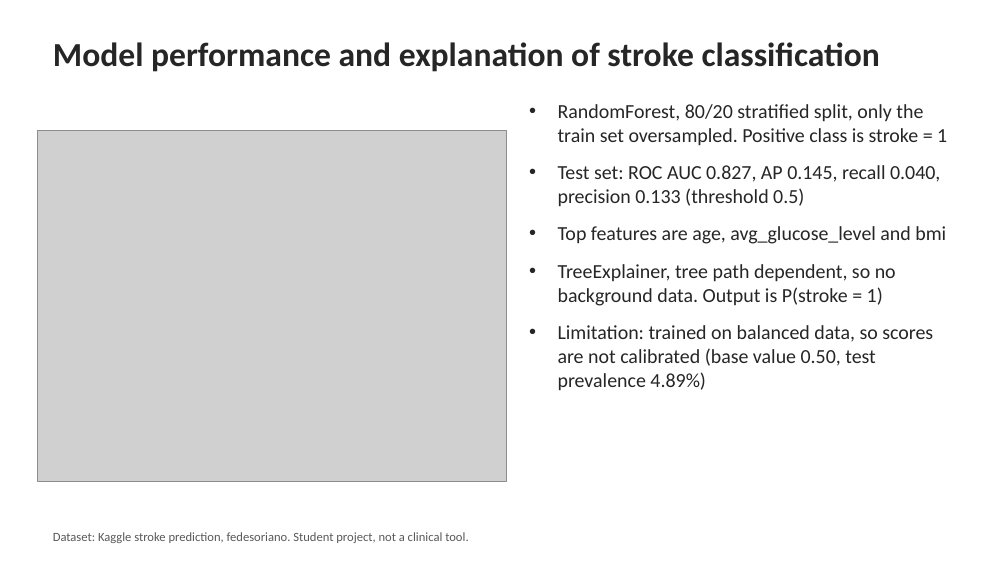
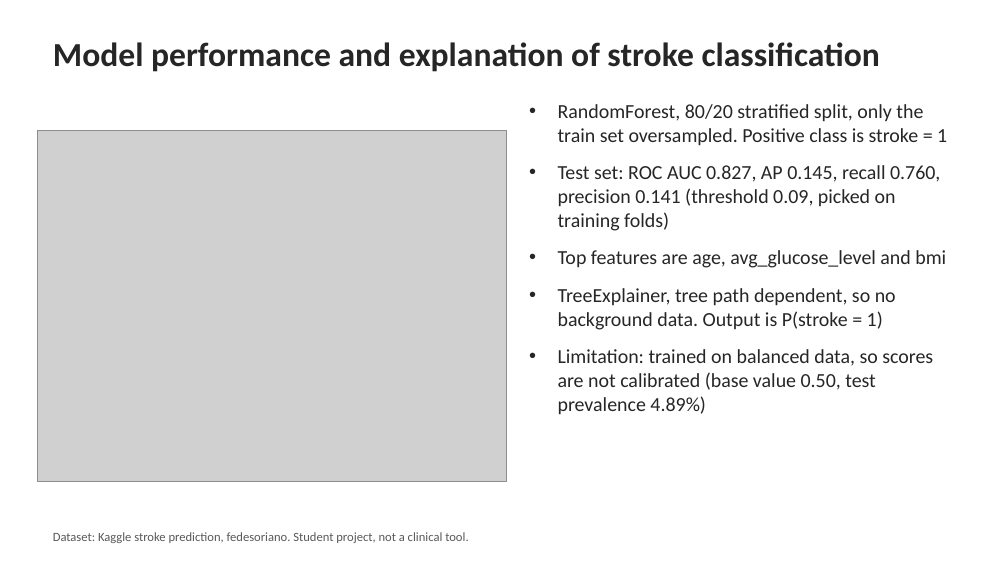
Before and after one commit to altaterm/xai-stroke-shap, a slide deck: slide 1 of outputs/slides/Stroke_SHAP_Slides.pptx. Drawn at 1008x567 pixels with LibreOffice and Linux fonts; fonts in the diff are those of the drawing; grey boxes stand for pictures. Boxes give left, top, right and bottom in pixels: in the first picture for what was removed or moved away, otherwise in the second. Text is boxed around its words. In the diff, an @@ line names an element or a change of style, - is before the commit and + after.

```diff
--- a/outputs/slides/Stroke_SHAP_Slides.pptx
+++ b/outputs/slides/Stroke_SHAP_Slides.pptx
@@ text at [558, 165, 940, 231]: text changed @@
-• Test set: ROC AUC 0.827, AP 0.145, recall 0.040, precision 0.133 (threshold 0.5)
+• Test set: ROC AUC 0.827, AP 0.145, recall 0.760, precision 0.141 (threshold 0.09, picked on training folds)
```
Also in this commit, not shown: 2 other slides changed, 13 other files.
